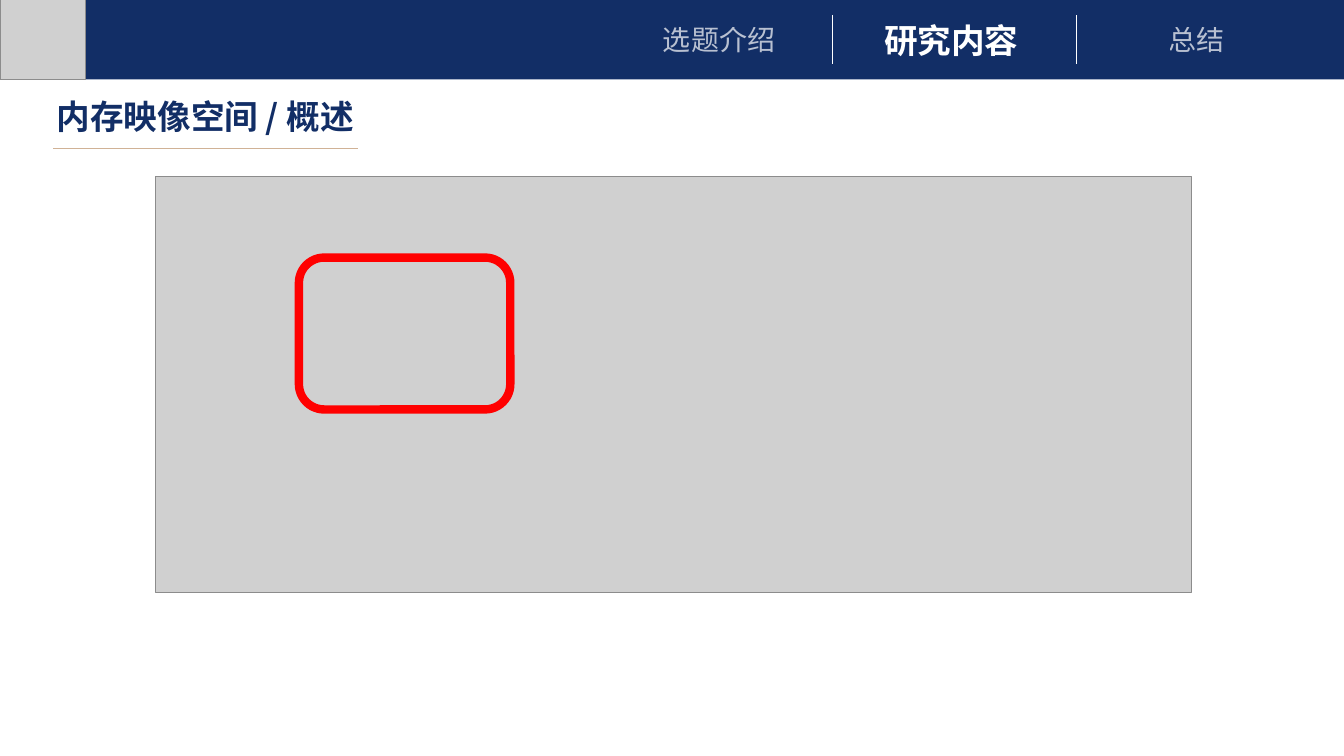
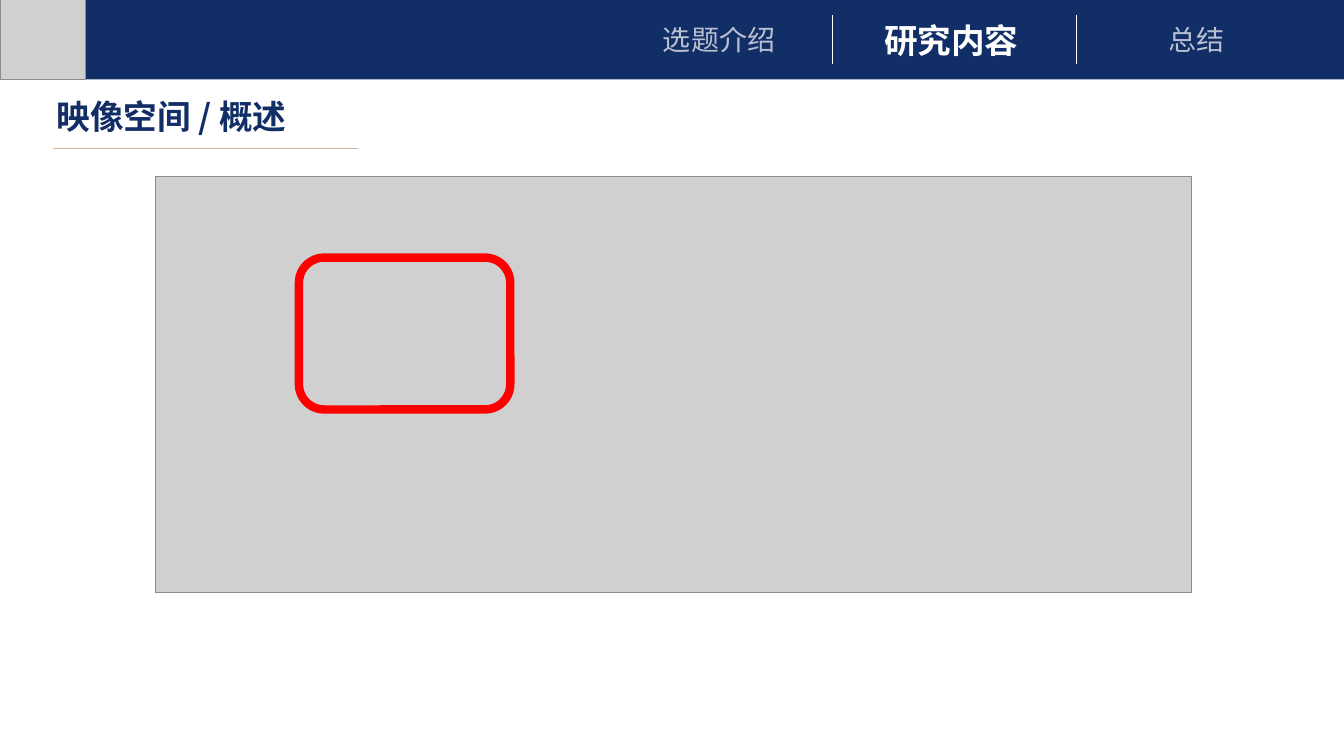
Before and after one commit to FINALxxx/UBL, a slide deck: slide 10 of UBL.pptx. Drawn at 1344x756 pixels with LibreOffice and Linux fonts; fonts in the diff are those of the drawing; grey boxes stand for pictures. Boxes give left, top, right and bottom in pixels: in the first picture for what was removed or moved away, otherwise in the second. Text is boxed around its words. In the diff, an @@ line names an element or a change of style, - is before the commit and + after.

```diff
--- a/UBL.pptx
+++ b/UBL.pptx
@@ text at bbox=[57, 100, 286, 132]: text changed @@
-内存映像空间 / 概述
+映像空间 / 概述
```
Also in this commit, not shown: 13 other slides changed, 1 slide added.
